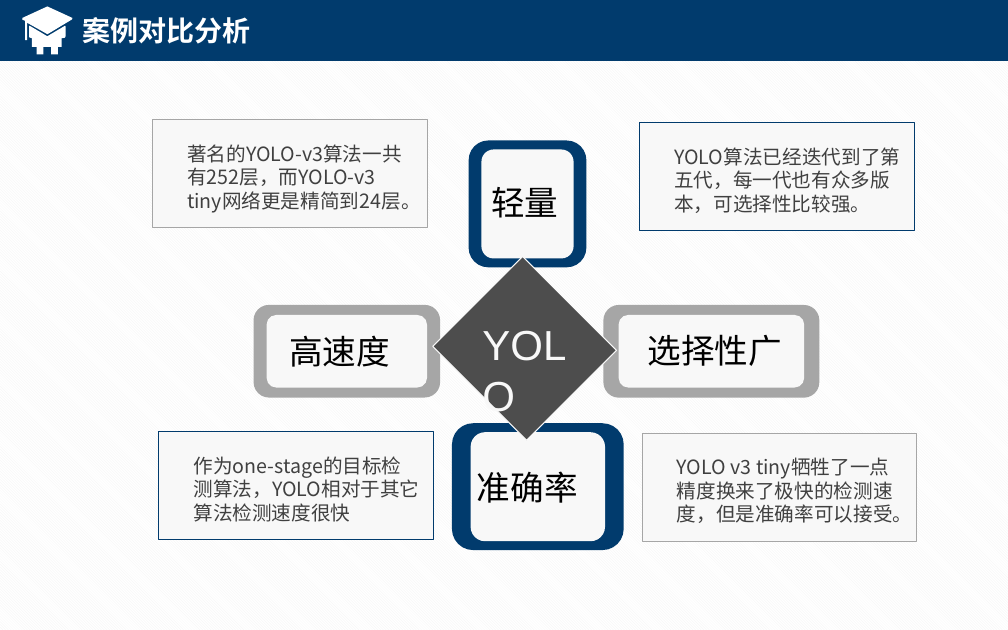
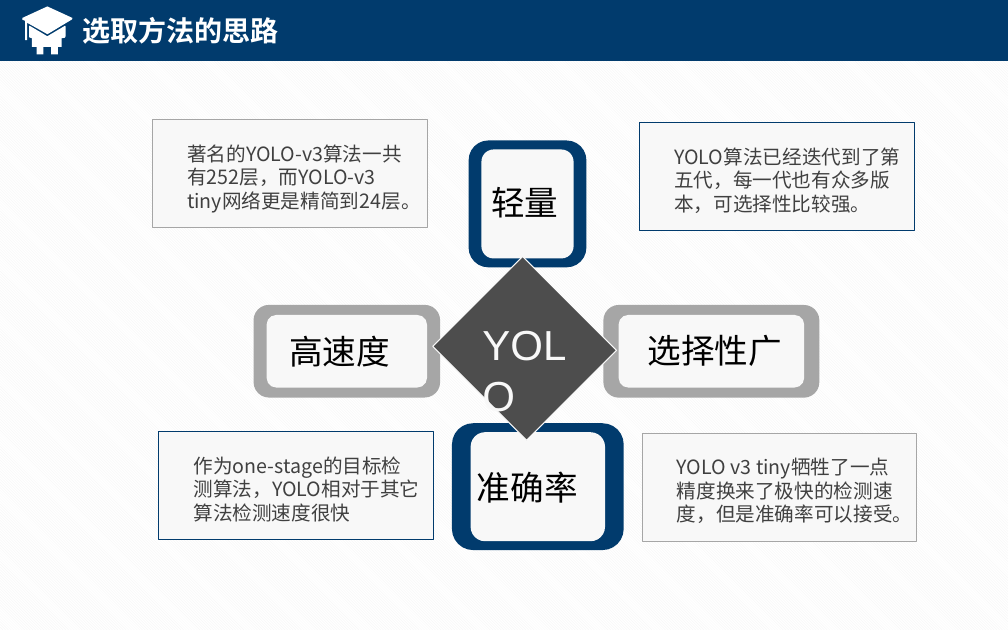
Before and after one commit to Jingfengzhuiyun/2020-HMI-ISP-6, a slide deck: slide 10 of Document/开题报告.pptx. Drawn at 1008x630 pixels with LibreOffice and Linux fonts; fonts in the diff are those of the drawing. Boxes give left, top, right and bottom in pixels: in the first picture for what was removed or moved away, otherwise in the second. Text is boxed around its words. In the diff, an @@ line names an element or a change of style, - is before the commit and + after.

```diff
--- a/Document/开题报告.pptx
+++ b/Document/开题报告.pptx
@@ text at [82, 17, 278, 44]: text changed @@
-案例对比分析
+选取方法的思路
```
